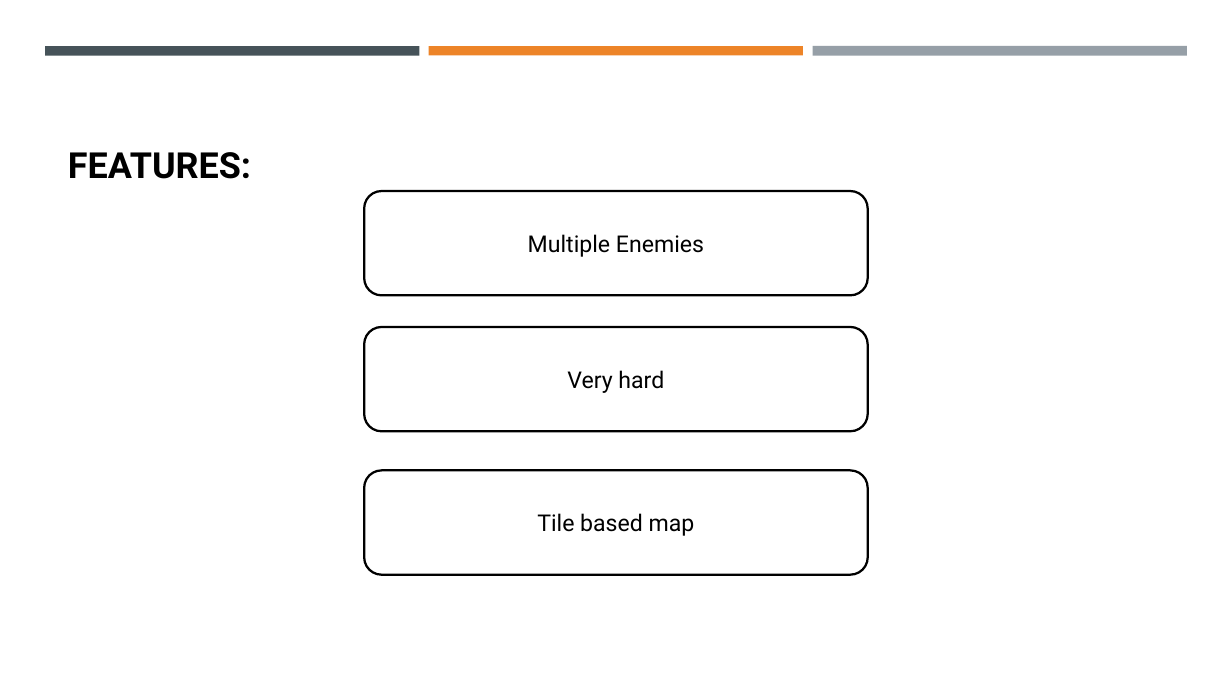
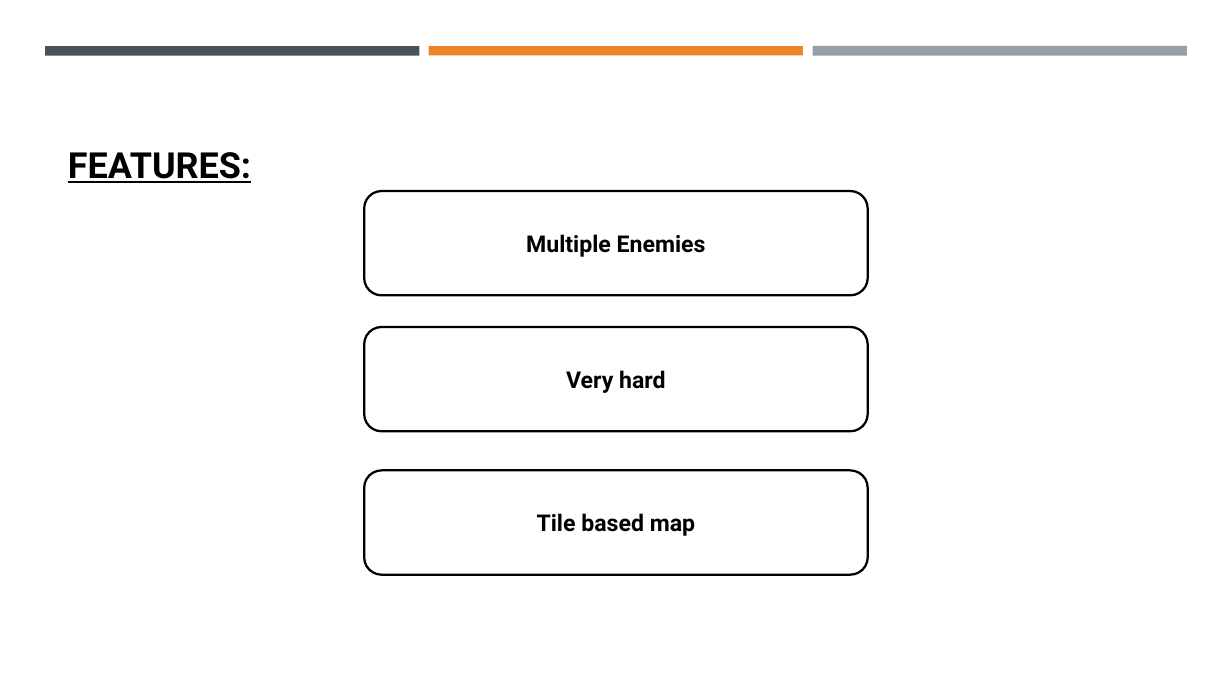
Before and after one commit to baryenmunich123/OOPProject, a slide deck: slide 4 of OOPProject_Presentation_Huỳnh_Học Lâm_Nguyễn Thanh Phong_Hà Minh Khoa.pptx. Drawn at 1232x693 pixels with LibreOffice and Linux fonts; fonts in the diff are those of the drawing. Boxes give left, top, right and bottom in pixels: in the first picture for what was removed or moved away, otherwise in the second. Text is boxed around its words. In the diff, an @@ line names an element or a change of style, - is before the commit and + after.

```diff
--- a/OOPProject_Presentation_Huỳnh_Học Lâm_Nguyễn Thanh Phong_Hà Minh Khoa.pptx
+++ b/OOPProject_Presentation_Huỳnh_Học Lâm_Nguyễn Thanh Phong_Hà Minh Khoa.pptx
@@ title "FEATURES:" at (x1=68, y1=152, x2=251, y2=183): underline on @@
@@ bold on in 3 elements at (x1=364, y1=191, x2=868, y2=296), (x1=364, y1=327, x2=868, y2=432), (x1=364, y1=470, x2=868, y2=575) @@
```
Also in this commit, not shown: 4 other slides changed, 8 other files.
